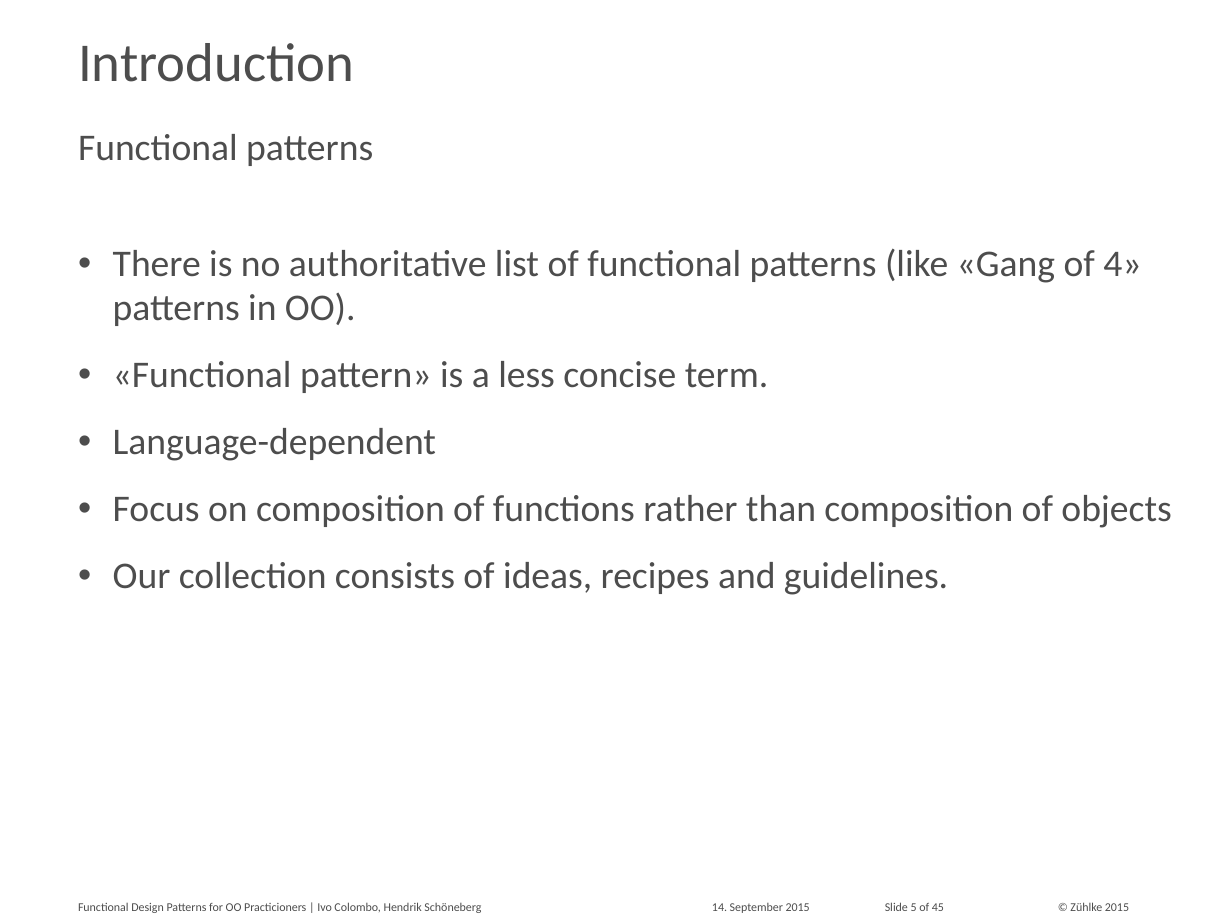
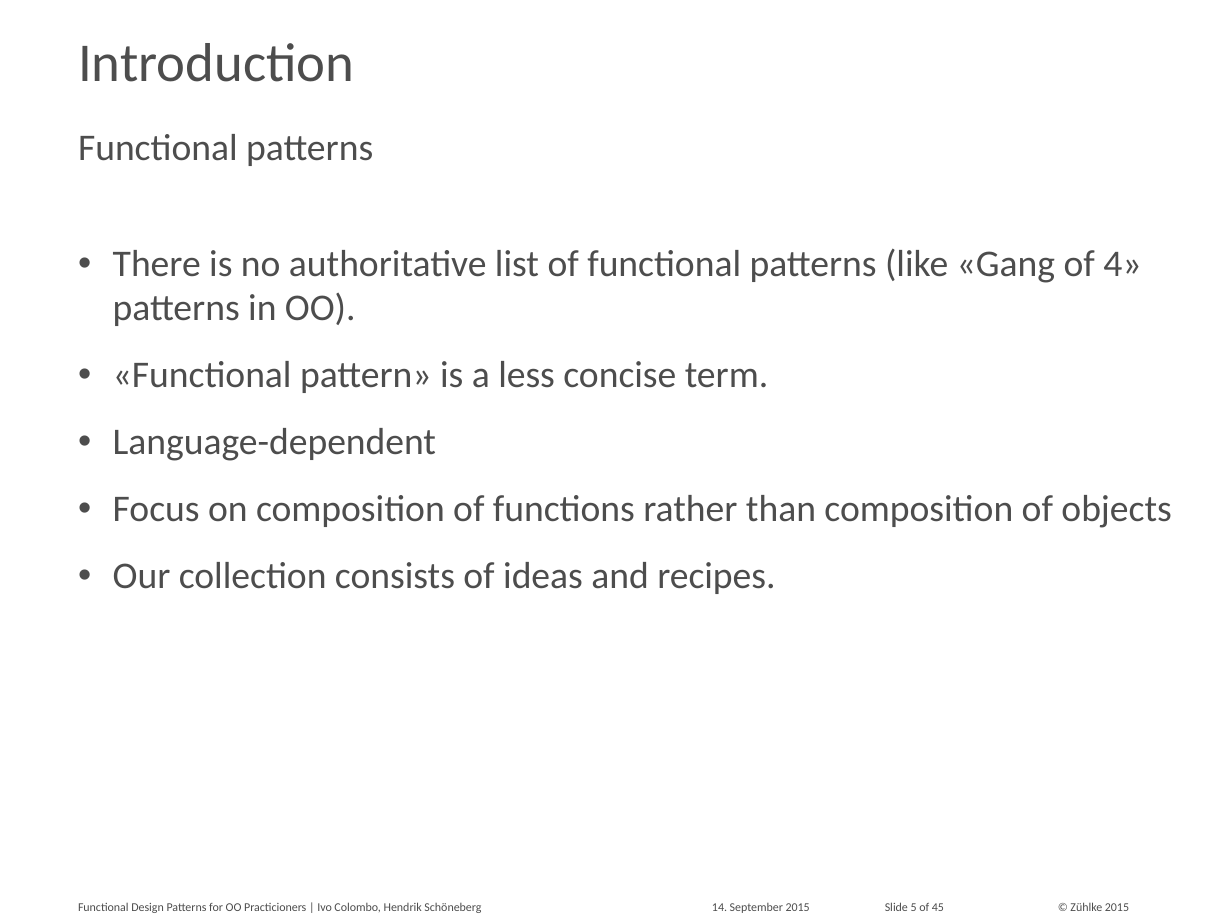
Before and after one commit to aax/zdays-fp-patterns, a slide deck: slide 5 of Functional Design Patterns for OO Practitioners.pptx. Drawn at 1232x924 pixels with LibreOffice and Linux fonts; fonts in the diff are those of the drawing. Boxes give left, top, right and bottom in pixels: in the first picture for what was removed or moved away, otherwise in the second. Text is boxed around its words. In the diff, an @@ line names an element or a change of style, - is before the commit and + after.

```diff
--- a/Functional Design Patterns for OO Practitioners.pptx
+++ b/Functional Design Patterns for OO Practitioners.pptx
@@ text at (113, 562, 775, 594): text changed @@
-• Our collection consists of ideas, recipes and guidelines.
+• Our collection consists of ideas and recipes.
```
Also in this commit, not shown: 20 other slides changed, 1 other file.
